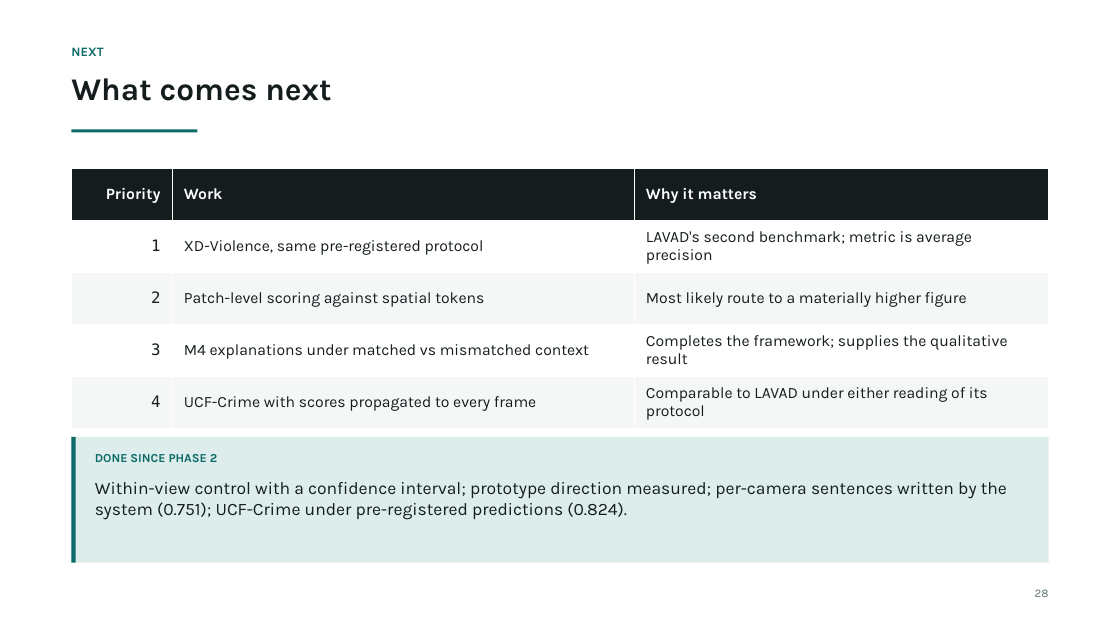
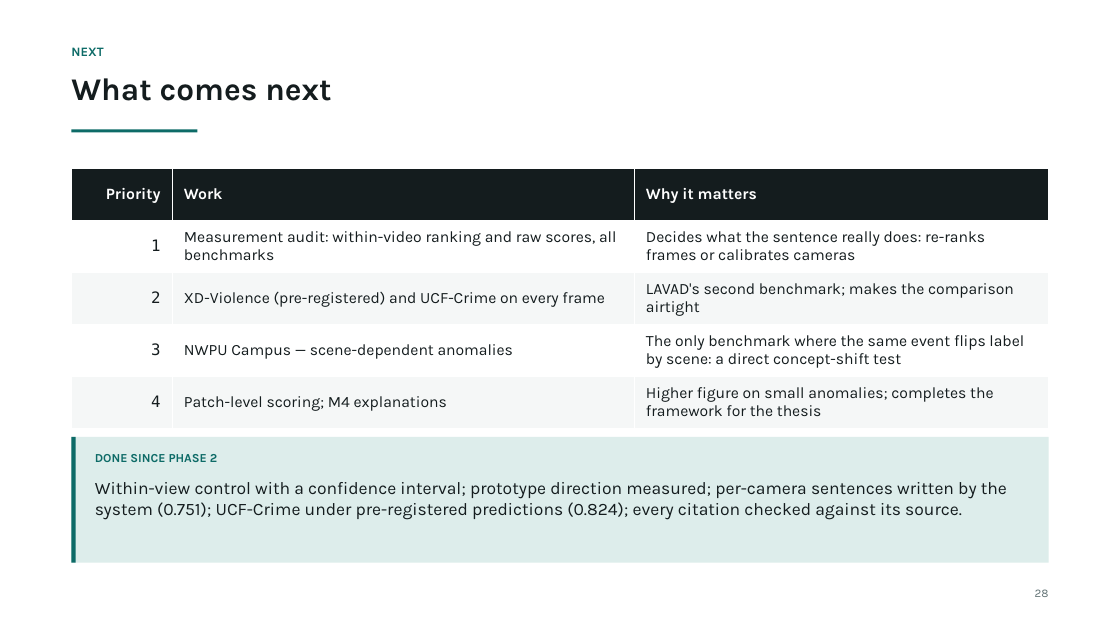
Before and after one commit to prakash-nitc/multimodal-anomaly-detection, a slide deck: slide 29 of docs/06_presentations/DA-ZVAD_Phase3_Review.pptx. Drawn at 1120x630 pixels with LibreOffice and Linux fonts; fonts in the diff are those of the drawing. Boxes give left, top, right and bottom in pixels: in the first picture for what was removed or moved away, otherwise in the second. Text is boxed around its words. In the diff, an @@ line names an element or a change of style, - is before the commit and + after.

Commit message:
Phase 3 deck full audit: setup slide (3 benchmarks, 418 videos, LLaVA), UCF-Crime in comparison and scene-count tables, wrong Ada-VAD citation fixed, within-video finding on interpretation/limitations/summary, plan follows master plan, references regenerated

```diff
--- a/docs/06_presentations/DA-ZVAD_Phase3_Review.pptx
+++ b/docs/06_presentations/DA-ZVAD_Phase3_Review.pptx
@@ table at (71,168,1049,429) @@
-row 2, column 2: XD-Violence, same pre-registered protocol
+row 2, column 2: Measurement audit: within-video ranking and raw scores, all benchmarks
-row 2, column 3: LAVAD's second benchmark; metric is average precision
+row 2, column 3: Decides what the sentence really does: re-ranks frames or calibrates cameras
-row 3, column 2: Patch-level scoring against spatial tokens
+row 3, column 2: XD-Violence (pre-registered) and UCF-Crime on every frame
-row 3, column 3: Most likely route to a materially higher figure
+row 3, column 3: LAVAD's second benchmark; makes the comparison airtight
-row 4, column 2: M4 explanations under matched vs mismatched context
+row 4, column 2: NWPU Campus — scene-dependent anomalies
-row 4, column 3: Completes the framework; supplies the qualitative result
+row 4, column 3: The only benchmark where the same event flips label by scene: a direct concept-shift test
-row 5, column 2: UCF-Crime with scores propagated to every frame
+row 5, column 2: Patch-level scoring; M4 explanations
-row 5, column 3: Comparable to LAVAD under either reading of its protocol
+row 5, column 3: Higher figure on small anomalies; completes the framework for the thesis
@@ text at (95,482,1007,520): text changed @@
-Within-view control with a confidence interval; prototype direction measured; per-camera sentences written by the system (0.751); UCF-Crime under pre-registered predictions (0.824).
+Within-view control with a confidence interval; prototype direction measured; per-camera sentences written by the system (0.751); UCF-Crime under pre-registered predictions (0.824); every citation checked against its source.
```
Also in this commit, not shown: 12 other slides changed, 1 other file.
